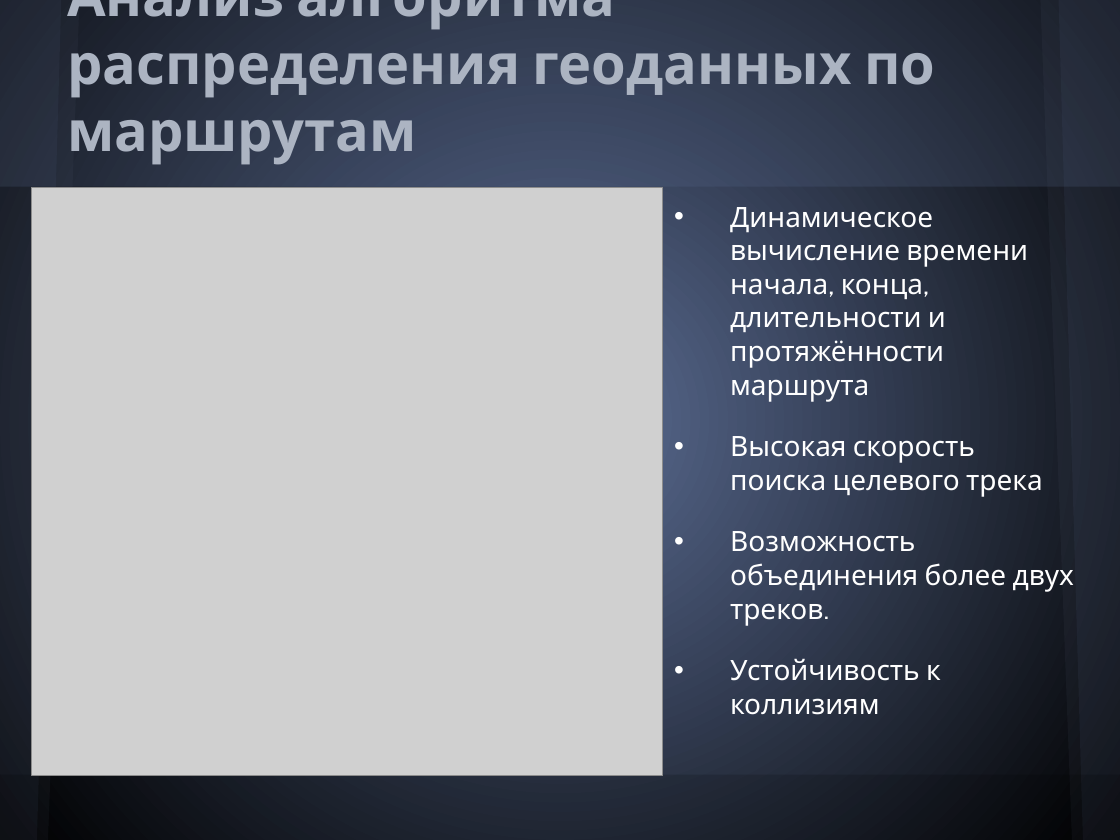
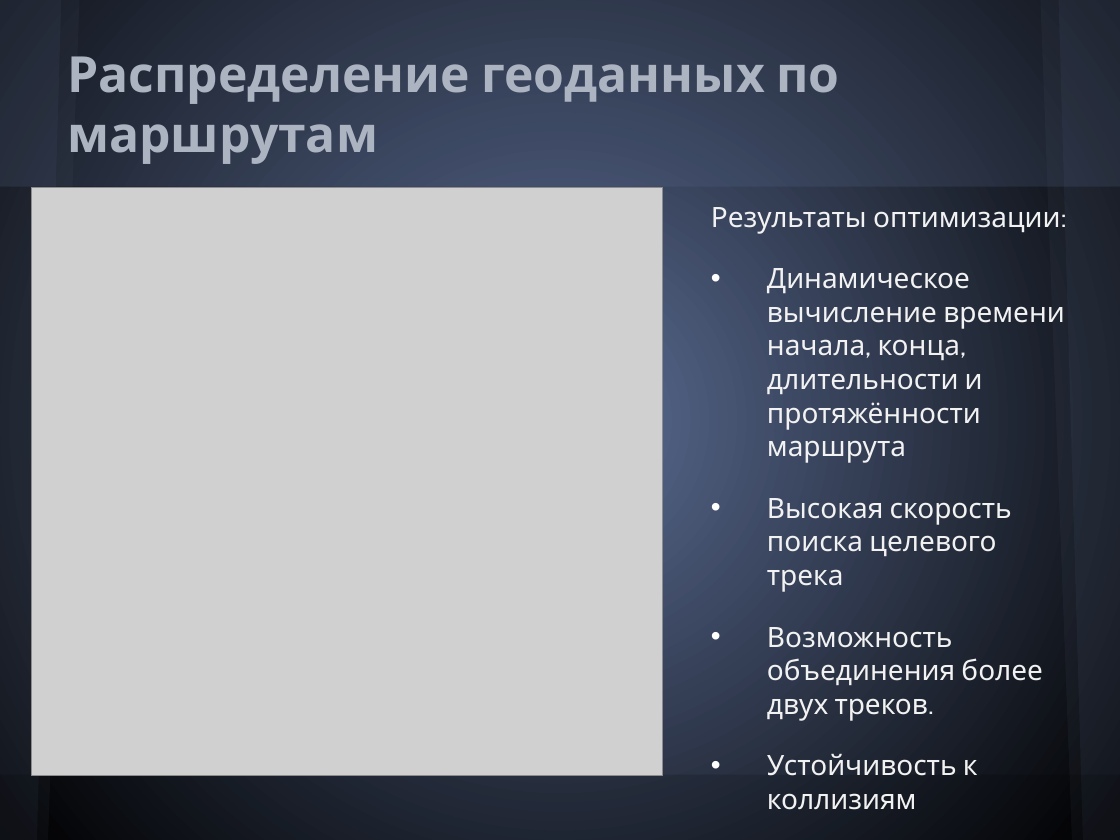
Before and after one commit to Melancholic/Coordinate-reports, a slide deck: slide 8 of Презентация.pptx (slide 5 before the commit). Drawn at 1120x840 pixels with LibreOffice and Linux fonts; fonts in the diff are those of the drawing; grey boxes stand for pictures. Boxes give left, top, right and bottom in pixels: in the first picture for what was removed or moved away, otherwise in the second. Text is boxed around its words. In the diff, an @@ line names an element or a change of style, - is before the commit and + after.

```diff
--- a/Презентация.pptx
+++ b/Презентация.pptx
@@ title at [67, 56, 839, 164]: text changed; size 36 to 32 pt @@
-Анализ алгоритма распределения геоданных по маршрутам
+Распределение геоданных по маршрутам
@@ text "Результаты оптимизации:": place and size @@
-text "Результаты оптимизации:" at [730, 207, 1074, 715]
+text "Результаты оптимизации:" at [711, 207, 1066, 776]
@@ text at [711, 207, 1066, 234]: paragraph added @@
+Результаты оптимизации:
@@ text at [767, 268, 1065, 776]: text colour #FFFFFF to #F2F2F2 in "Динамическое вычисление времени начала, конца, длительности  ...", "Высокая скорость поиска целевого трека", "Возможность объединения более двух треков.", "Устойчивость к коллизиям" @@
```
Also in this commit, not shown: 7 other slides changed, 2 slides added, 3 other files.
